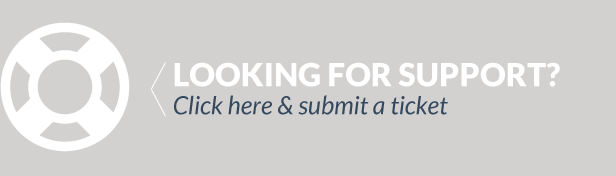
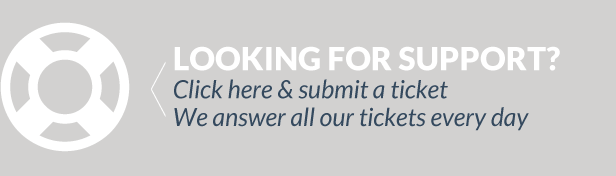
Layer changes from the first (616, 176) image to the second:
renamed "Looking for support? Click here & submit a ticket" to "Looking for support? Click here & submit a ticket We answer all", painted on it over box(174, 46, 560, 131)
